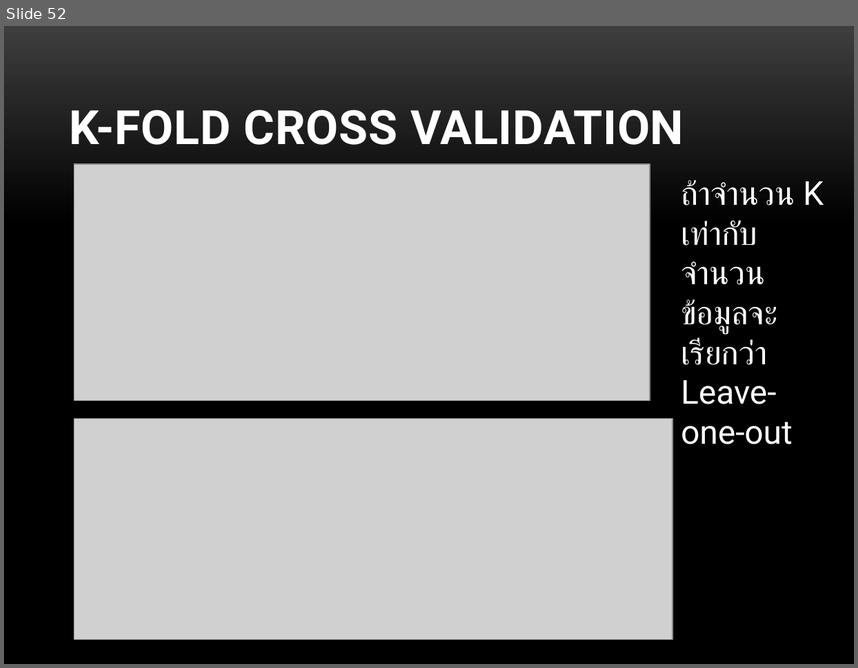
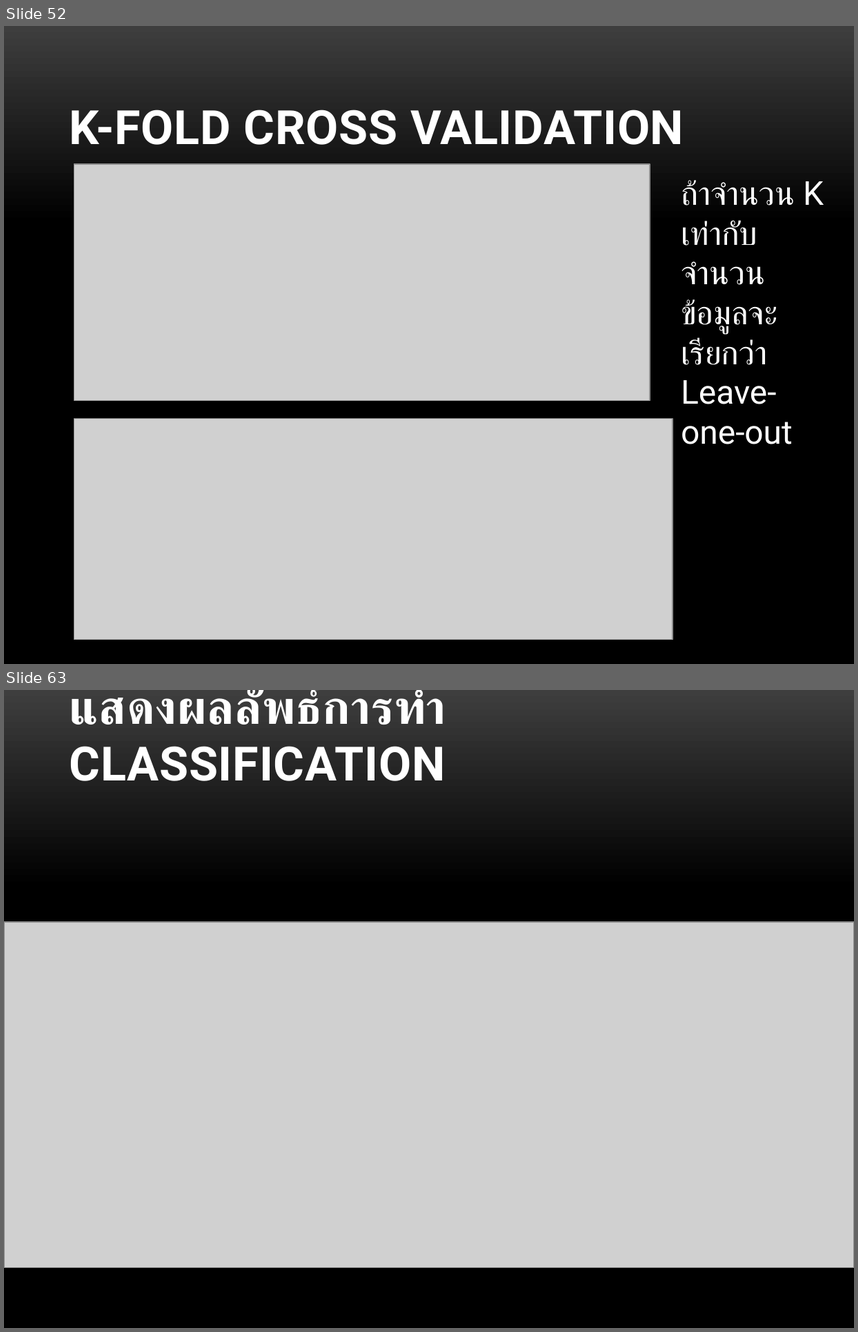
Before and after one commit to bkasinee/CLSM, a slide deck: MY_SM_CLASSIFY.pptx. Shown one above the other, each under a label of ours: slide 52 before the commit, slides 52 and 63 after it; the slides between them are not shown. The pictures are 858x668 and 858x1332 pixels, drawn with LibreOffice and Linux fonts; fonts in the diff are those of the drawing; grey boxes stand for pictures; background and template pictures are left out. Boxes give left, top, right and bottom in pixels: in the first picture for what was removed or moved away, otherwise in the second. Text is boxed around its words. In the diff, an @@ line names an element or a change of style, - is before the commit and + after.

```diff
--- a/MY_SM_CLASSIFY.pptx
+++ b/MY_SM_CLASSIFY.pptx
@@ slide 63 added at [4,690,854,1328], background picture (left out) @@
@@ title added at [69,690,446,781], 40 pt, text #FFFFFF, bold @@
+แสดงผลลัพธ์การทำ CLASSIFICATION
@@ picture added at [4,922,854,1268] @@
```
Also in this commit, not shown: 1 slide changed, 13 other slides added, 7 slides removed, 2 other files.
